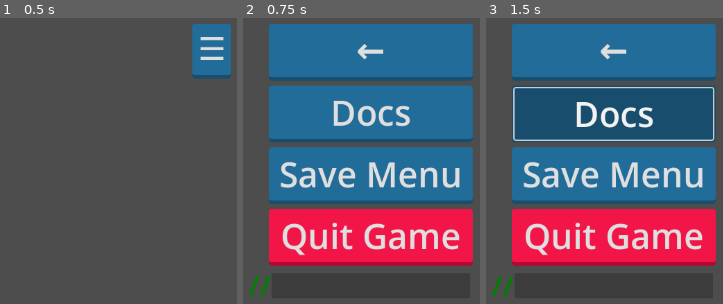
Above: before the commit, frames 1-3 (left to right).
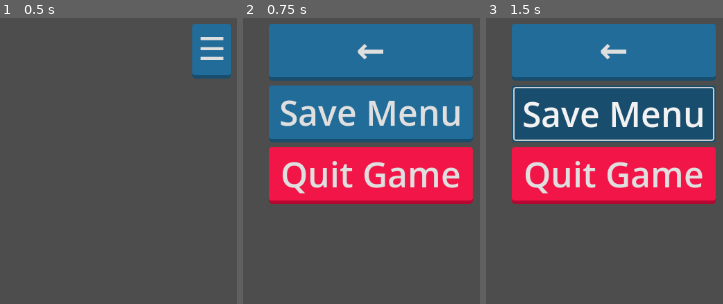
Above: after the commit, the same moments.

Repository: LPenney33/LFEG-RPG-Project
Game: Godot game, scene res://UI/Scenes/Menus.tscn
The game is run twice, just before and just after one commit, with the same random seed, the same clock (stepped at 60 frames per second) and the same inputs. The project has no main scene, so this scene is started directly.
Inputs (mouse positions are in pixels of both pictures, inside the frame that each line leads up to):
- Up to frame 1 (0.5 s): no input
- Up to frame 2 (0.75 s): click "☰" at 0.5 s
- Up to frame 3 (1.5 s): click (613, 115) at 1.25 s, where only the run before the commit has a clickable "Docs"

Frame 1 is identical in both runs. In frame 2, 37% of the frame differs, in the area x 2-98%, y 28-98%; in frame 3, 37%, in the area x 2-98%, y 29-98%.

Commit message:
Edited the Menus Scene
Deleted the docs + admin panel initiator node/scripts

Diff:
--- a/UI/Scenes/Menus.tscn
+++ b/UI/Scenes/Menus.tscn
@@ -32,39 +32,6 @@
 
 func _on_quit_pressed():
 	get_tree().quit()
-"
-
-[sub_resource type="StyleBoxFlat" id="StyleBoxFlat_k5okt"]
-bg_color = Color(0.233925, 0.233925, 0.233925, 1)
-
-[sub_resource type="Theme" id="Theme_odjku"]
-LineEdit/colors/caret_color = Color(0, 0.501961, 0, 1)
-LineEdit/colors/font_color = Color(0, 0.501961, 0, 1)
-LineEdit/font_sizes/font_size = 20
-LineEdit/styles/normal = SubResource("StyleBoxFlat_k5okt")
-
-[sub_resource type="GDScript" id="GDScript_jwk3o"]
-script/source = "extends LineEdit
-
-# Adjusted paths based on your scene structure
-@onready var xTendMenuControl = get_node(\"/root/FullUI/MenuSystem/ExtendedMenu\")
-@onready var mainMenuControl = get_node(\"/root/FullUI/MenuSystem/MainMenu\")
-@onready var console = get_node(\"/root/FullUI/MenuSystem/MainMenu/VBoxContainer/ExtendedMenuInitiator/Console\")
-
-
-
-
-func _on_text_submitted(new_text: String):
-	console.visible = false
-	if new_text ==  \"admin\":
-		mainMenuControl.visible = false
-		xTendMenuControl.visible = true
-		text = str(\"\")
-	else:
-		console.visible = true
-		console.text = \"Command '\" + new_text + \"' Not Found\"
-		text = str(\"\")
-
 "
 
 [node name="MenuSystem" type="Control"]
@@ -121,13 +88,6 @@
 theme = ExtResource("2_xxj3p")
 text = "←"
 
-[node name="DocumentationButton" type="Button" parent="MainMenu/VBoxContainer"]
-custom_minimum_size = Vector2(0, 70)
-layout_mode = 2
-theme = ExtResource("2_xxj3p")
-text = "Docs
-"
-
 [node name="SaveMenuButton" type="Button" parent="MainMenu/VBoxContainer"]
 custom_minimum_size = Vector2(0, 70)
 layout_mode = 2
@@ -140,64 +100,6 @@
 theme = ExtResource("3_qq6ng")
 text = "Quit Game"
 script = SubResource("GDScript_ymnku")
-
-[node name="ExtendedMenuInitiator" type="LineEdit" parent="MainMenu/VBoxContainer"]
-layout_mode = 2
-theme = SubResource("Theme_odjku")
-script = SubResource("GDScript_jwk3o")
-
-[node name="Console" type="Label" parent="MainMenu/VBoxContainer/ExtendedMenuInitiator"]
-layout_mode = 2
-offset_top = 51.0
-offset_right = 286.0
-offset_bottom = 79.0
-theme_override_font_sizes/font_size = 20
-
-[node name="CMDPlaceHolder" type="Label" parent="MainMenu/VBoxContainer/ExtendedMenuInitiator"]
-layout_mode = 0
-offset_left = -33.0
-offset_top = -10.0
-offset_right = 87.0
-offset_bottom = 45.0
-theme_override_colors/font_color = Color(0, 0.501961, 0, 1)
-theme_override_font_sizes/font_size = 40
-text = "//"
-
-[node name="ExtendedMenu" type="Control" parent="."]
-visible = false
-layout_mode = 3
-anchors_preset = 0
-offset_right = 40.0
-offset_bottom = 40.0
-
-[node name="VBoxContainer" type="VBoxContainer" parent="ExtendedMenu"]
-custom_minimum_size = Vector2(50, 50)
-layout_mode = 1
-anchors_preset = -1
-anchor_left = -7.0
-anchor_top = 0.2
-anchor_right = 0.5
-anchor_bottom = 8.0
-offset_left = 8.00003
-offset_top = 16.0
-offset_right = -5.0
-offset_bottom = 16.0
-theme_override_constants/separation = 15
-
-[node name="ExtendedBackButton" type="Button" parent="ExtendedMenu/VBoxContainer"]
-custom_minimum_size = Vector2(0, 70)
-layout_mode = 2
-theme = ExtResource("2_xxj3p")
-text = "←"
-
-[node name="AdminButton" type="Button" parent="ExtendedMenu/VBoxContainer"]
-custom_minimum_size = Vector2(0, 70)
-layout_mode = 2
-theme = ExtResource("4_u7kxe")
-text = "Admin"
-
-[node name="ExtendedMenuCmdLine" type="LineEdit" parent="ExtendedMenu/VBoxContainer"]
-layout_mode = 2
 
 [node name="Specific" type="Control" parent="."]
 layout_mode = 3
@@ -273,7 +175,5 @@
 [connection signal="pressed" from="HamburgerButton" to="." method="_on_hamburger_button_pressed"]
 [connection signal="pressed" from="MainMenu/VBoxContainer/BackButton" to="." method="_on_back_button_pressed"]
 [connection signal="pressed" from="MainMenu/VBoxContainer/QuitGameButton" to="MainMenu/VBoxContainer/QuitGameButton" method="_on_pressed"]
-[connection signal="text_submitted" from="MainMenu/VBoxContainer/ExtendedMenuInitiator" to="MainMenu/VBoxContainer/ExtendedMenuInitiator" method="_on_text_submitted"]
-[connection signal="pressed" from="ExtendedMenu/VBoxContainer/ExtendedBackButton" to="." method="_on_extended_back_button_pressed"]
 [connection signal="pressed" from="Specific/QuitConfirm/Panel/Cancel" to="MainMenu/VBoxContainer/QuitGameButton" method="_on_cancel_pressed"]
 [connection signal="pressed" from="Specific/QuitConfirm/Panel/Quit" to="MainMenu/VBoxContainer/QuitGameButton" method="_on_quit_pressed"]
--- a/UI/Scripts/MenuSystem.gd
+++ b/UI/Scripts/MenuSystem.gd
@@ -11,8 +11,7 @@
 @onready var mainBackButton = get_node("MainMenu/BackButton")
 ##MainMenuMoreButton reference
 @onready var moreButton = get_node("MainMenu/VBoxContainer/BackButton")
-##ExtendedMenucontrol reference
-@onready var xTendMenuControl = get_node("ExtendedMenu")
+
 
 
 
@@ -33,12 +32,3 @@
 	if mainMenuControl.visible == true:
 		mainMenuControl.visible = false
 		toggleButton.visible = true
-
-
-##############   EXTENDED MENU   ################
-
-func _on_extended_back_button_pressed():
-	#If the MoreMenu is visible, hide it and show the Main Menu
-	if xTendMenuControl.visible == true:
-		mainMenuControl.visible = true
-		xTendMenuControl.visible = false
Not shown: 1 places in UI/Scenes/Menus.tscn that only renumber resources
Not shown, changed: icon.svg.import
